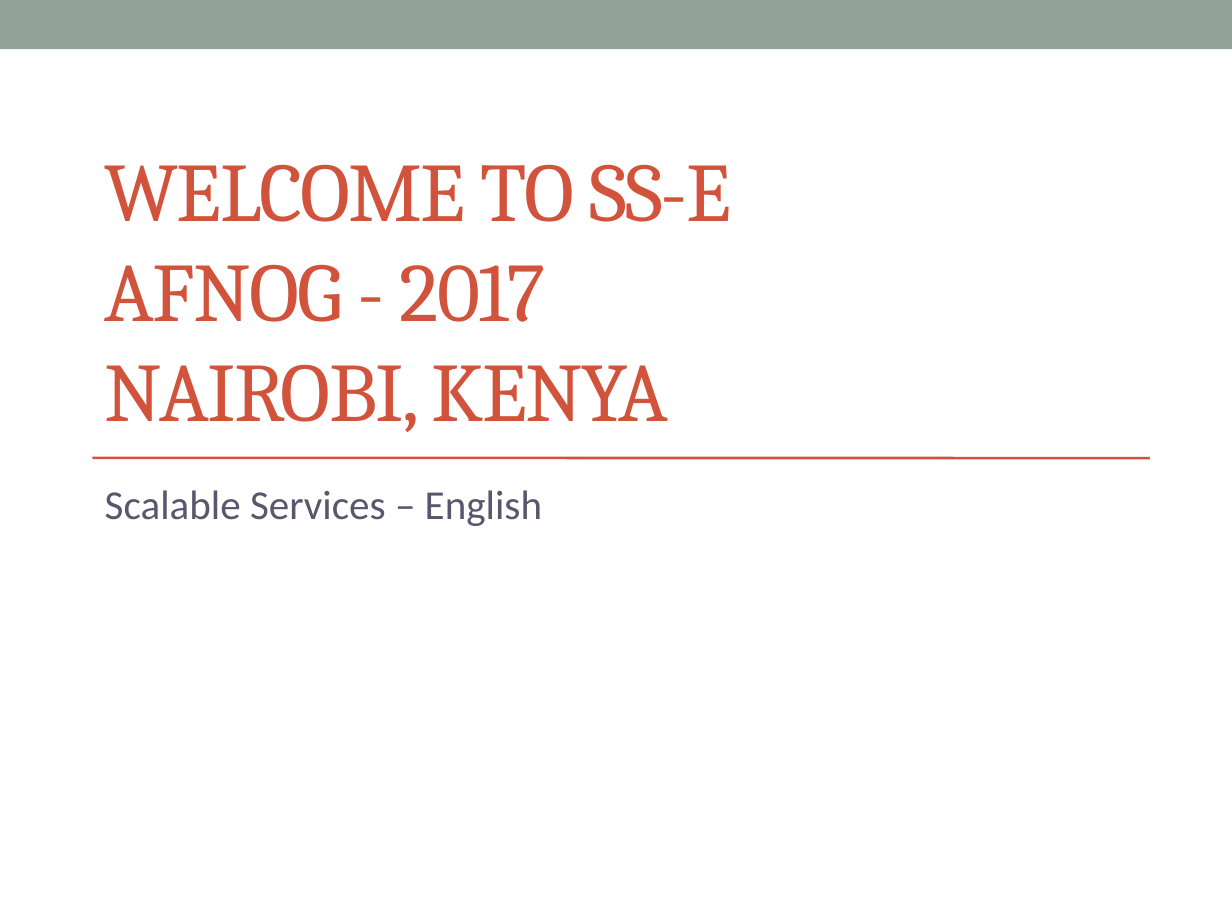
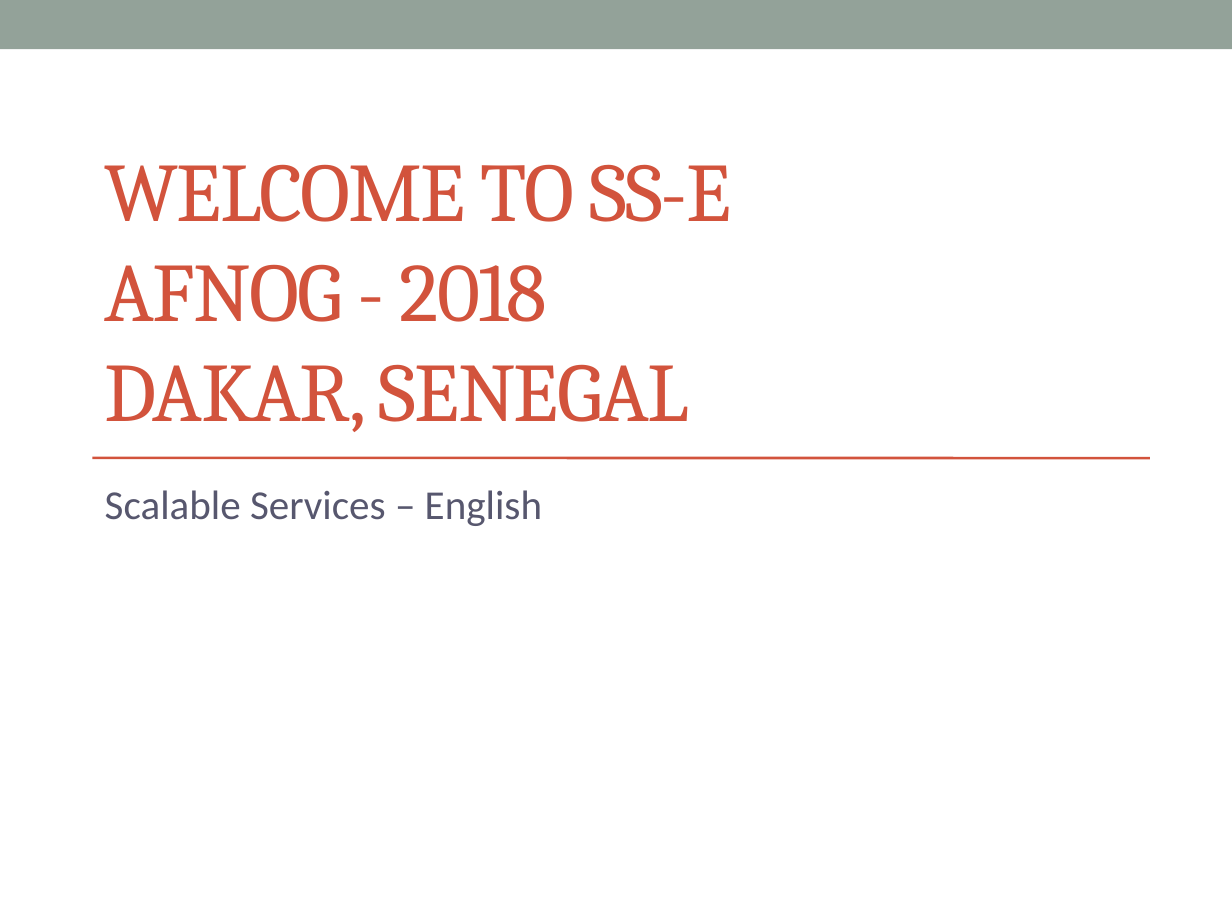
Before and after one commit to afnog/sse, a slide deck: slide 1 of intro/IntroPresentation.pptx. Drawn at 1232x924 pixels with LibreOffice and Linux fonts; fonts in the diff are those of the drawing. Boxes give left, top, right and bottom in pixels: in the first picture for what was removed or moved away, otherwise in the second. Text is boxed around its words. In the diff, an @@ line names an element or a change of style, - is before the commit and + after.

Commit message:
/ ‘intro/IntroPresentation.pptx’

```diff
--- a/intro/IntroPresentation.pptx
+++ b/intro/IntroPresentation.pptx
@@ title at [105,164,732,432]: text changed @@
-WELCOME TO SS-E
-AFNOG - 2017
-NAIROBI, KENYA
+WELCOME TO SS-E
+AFNOG - 2018
+DAKAR, SENEGAL
```
